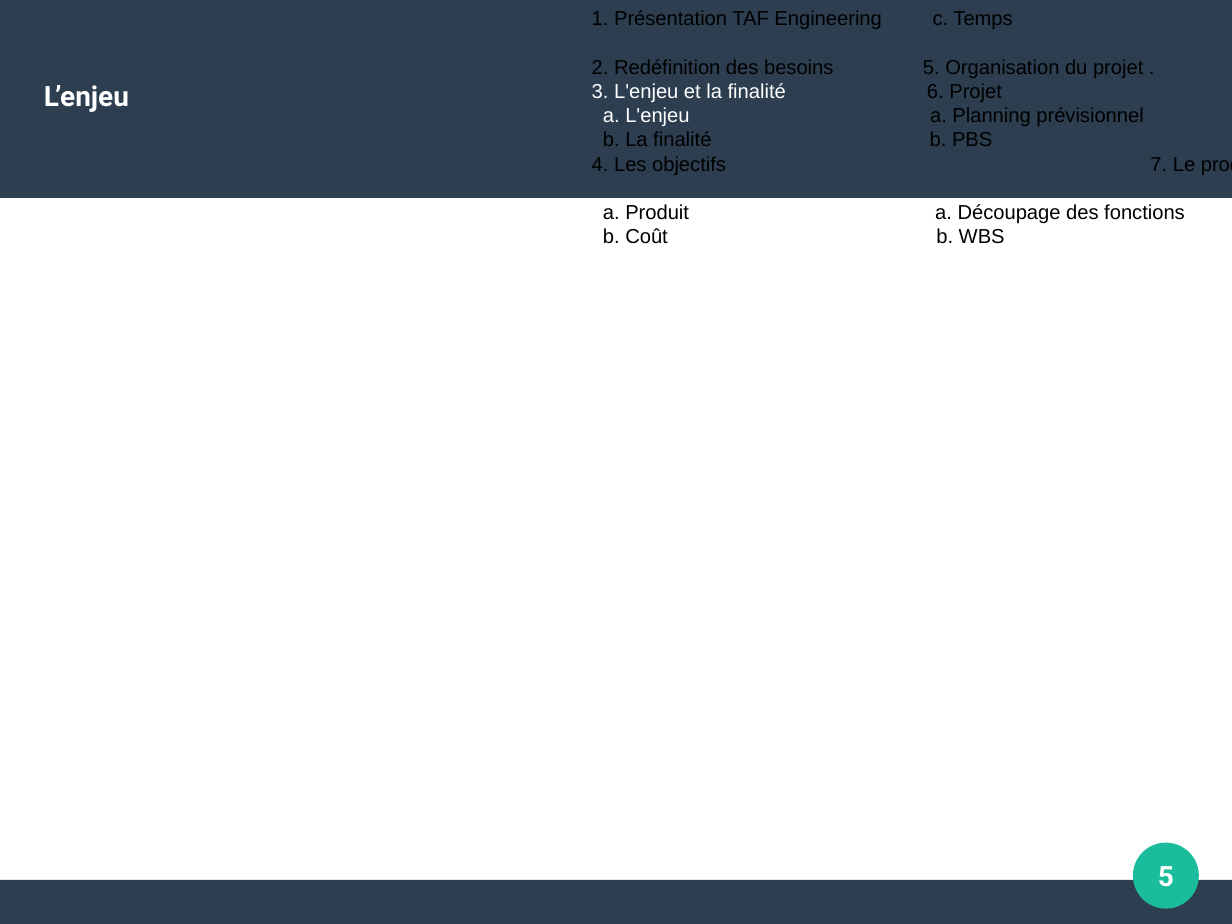
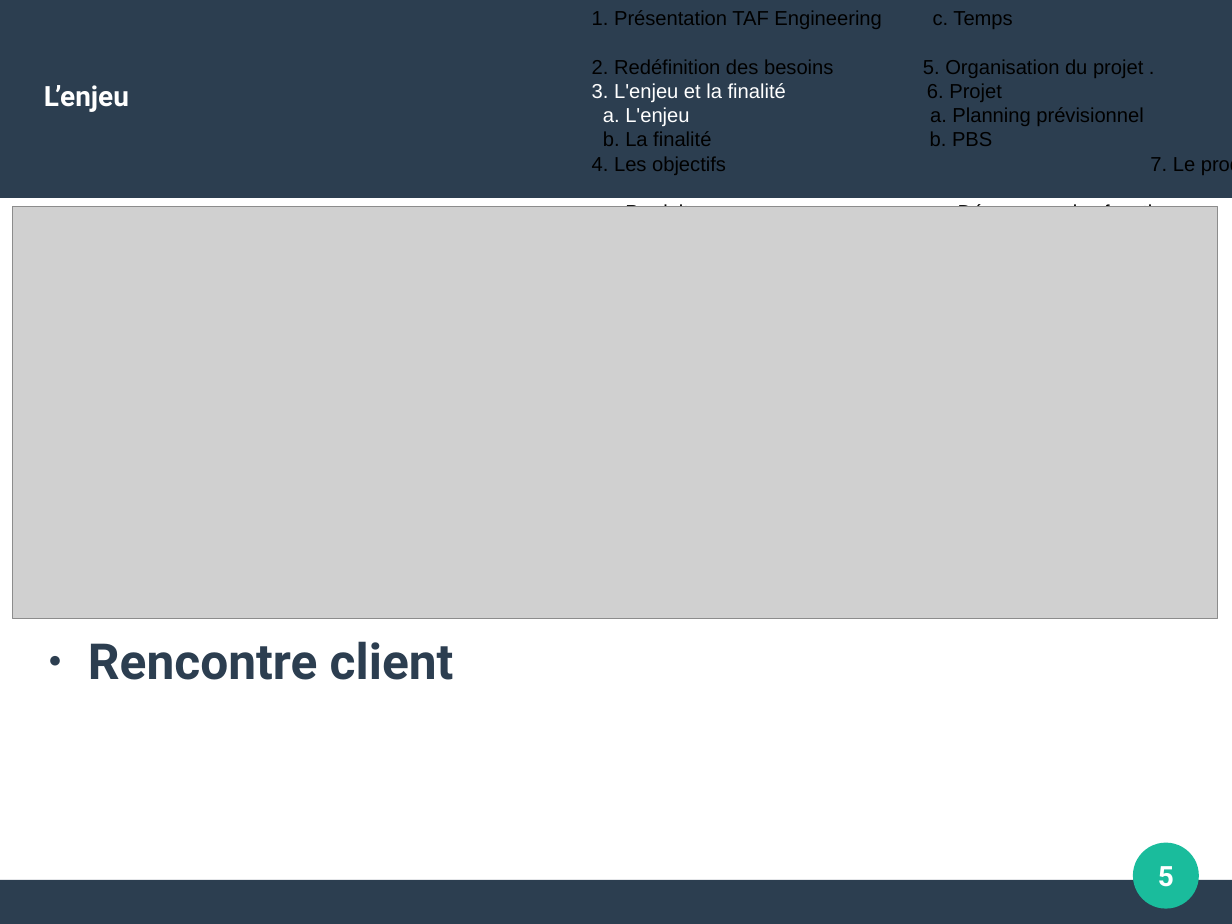
Before and after one commit to fedia-m/Madera, a slide deck: slide 5 of TAF/soutenance.odp. Drawn at 1232x924 pixels with LibreOffice and Linux fonts; fonts in the diff are those of the drawing; grey boxes stand for pictures. Boxes give left, top, right and bottom in pixels: in the first picture for what was removed or moved away, otherwise in the second. Text is boxed around its words. In the diff, an @@ line names an element or a change of style, - is before the commit and + after.

```diff
--- a/TAF/soutenance.odp
+++ b/TAF/soutenance.odp
@@ picture added at [12, 206, 1219, 618] @@
@@ text added at [88, 641, 454, 680], 32 pt, text #2C3E50, bold @@
+● Rencontre client
```
Also in this commit, not shown: 2 other slides changed, 1 slide added, 2 other files.
